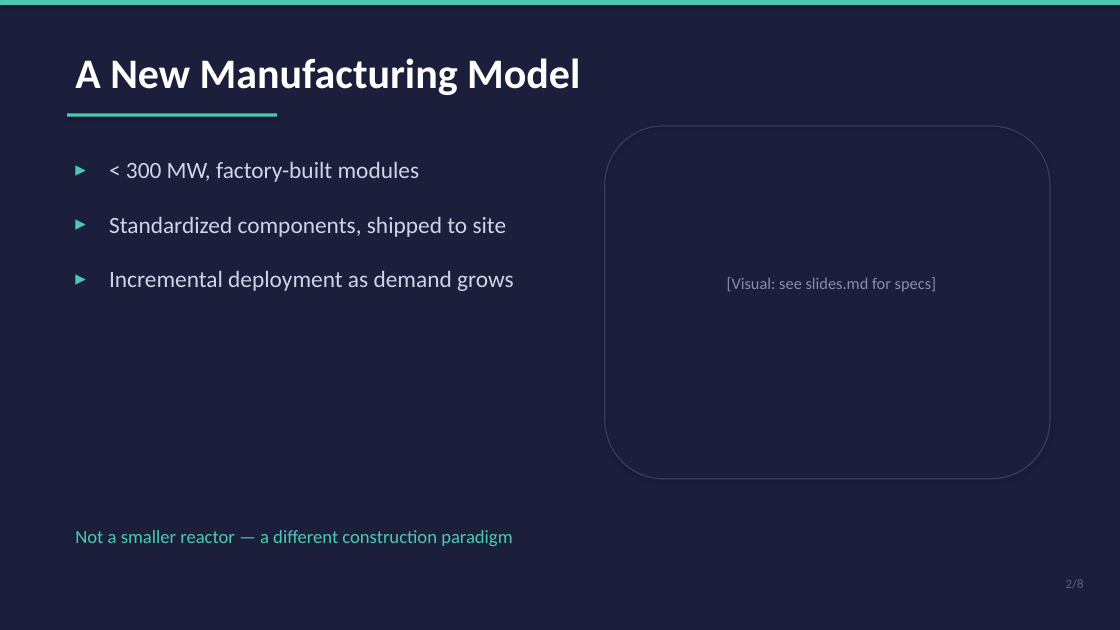
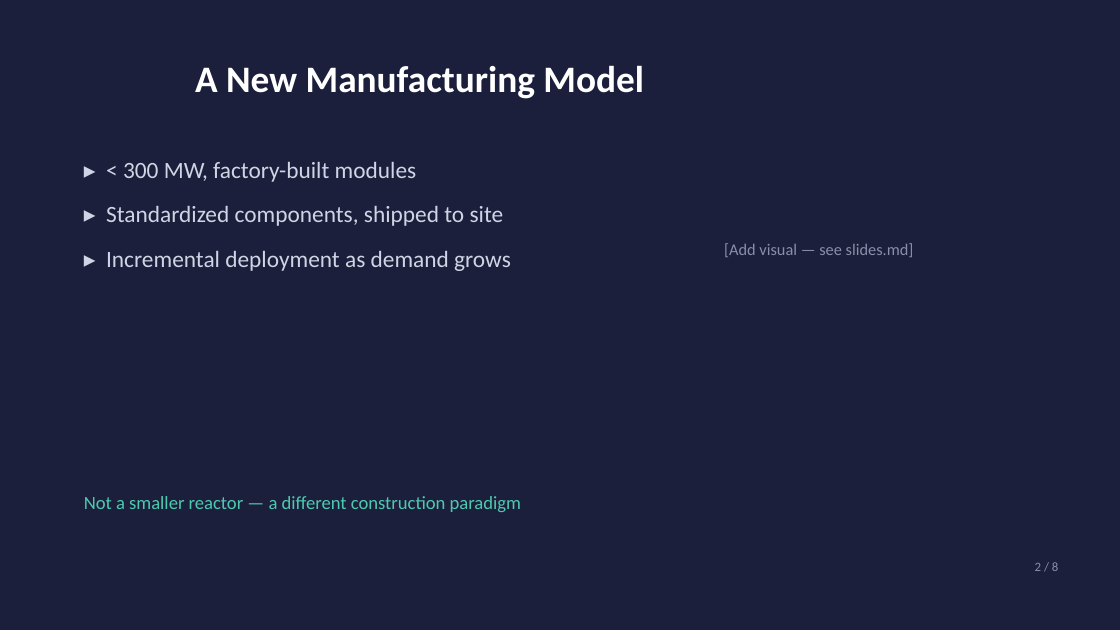
Before and after one commit to jjfixman6/energy-and-the-environment, a slide deck: slide 3 of SMR_NuScale_Presentation.pptx. Drawn at 1120x630 pixels with LibreOffice and Linux fonts; fonts in the diff are those of the drawing. Boxes give left, top, right and bottom in pixels: in the first picture for what was removed or moved away, otherwise in the second. Text is boxed around its words. In the diff, an @@ line names an element or a change of style, - is before the commit and + after.

```diff
--- a/SMR_NuScale_Presentation.pptx
+++ b/SMR_NuScale_Presentation.pptx
@@ rectangle removed at (x1=0, y1=0, x2=1120, y2=5) @@
@@ title "A New Manufacturing Model" moved from (x1=75, y1=58, x2=580, y2=95) to (x1=195, y1=65, x2=644, y2=99) @@
@@ title "A New Manufacturing Model" at (x1=195, y1=65, x2=644, y2=99): size 36 to 32 pt; alignment left to centre; vertical alignment top to middle @@
@@ rectangle removed at (x1=67, y1=113, x2=277, y2=117) @@
@@ rounded rectangle removed at (x1=605, y1=126, x2=1050, y2=479) @@
@@ text removed at (x1=67, y1=151, x2=101, y2=193) @@
-▸
@@ text at (x1=106, y1=162, x2=511, y2=271): text changed @@
-Incremental deployment as demand grows
+▸ < 300 MW, factory-built modules
+▸ Standardized components, shipped to site
+▸ Incremental deployment as demand grows
@@ text removed at (x1=126, y1=162, x2=420, y2=182) @@
-< 300 MW, factory-built modules
@@ text removed at (x1=67, y1=206, x2=101, y2=248) @@
-▸
@@ text removed at (x1=109, y1=217, x2=507, y2=237) @@
-Standardized components, shipped to site
@@ text removed at (x1=67, y1=260, x2=101, y2=302) @@
-▸
@@ text at (x1=724, y1=243, x2=914, y2=257): text changed @@
-[Visual: see slides.md for specs]
+[Add visual — see slides.md]
@@ text "Not a smaller reactor — ..." moved from (x1=75, y1=530, x2=512, y2=546) to (x1=84, y1=496, x2=521, y2=512) @@
@@ text at (x1=1035, y1=562, x2=1058, y2=571): text changed; text colour #606480 to #8A8EA8 @@
-2/8
+2 / 8
```
Also in this commit, not shown: 8 other slides changed, 1 other file.
